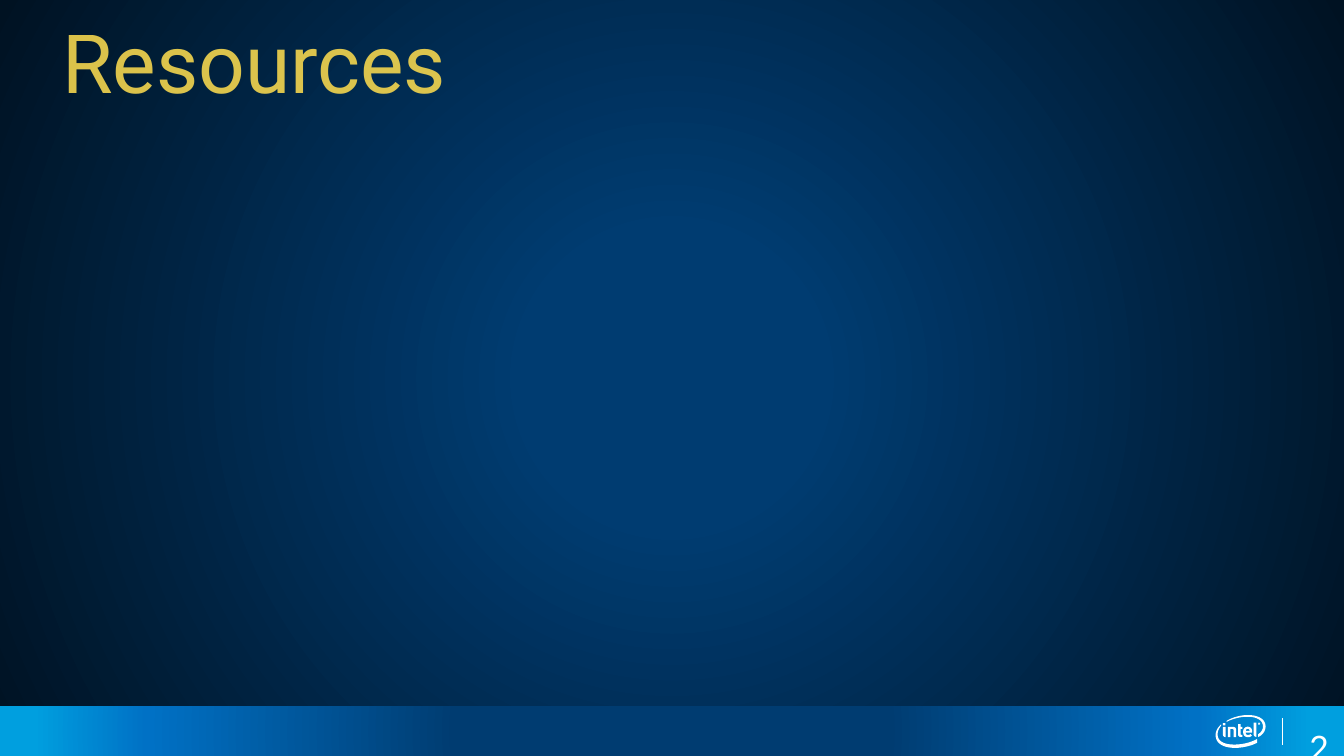
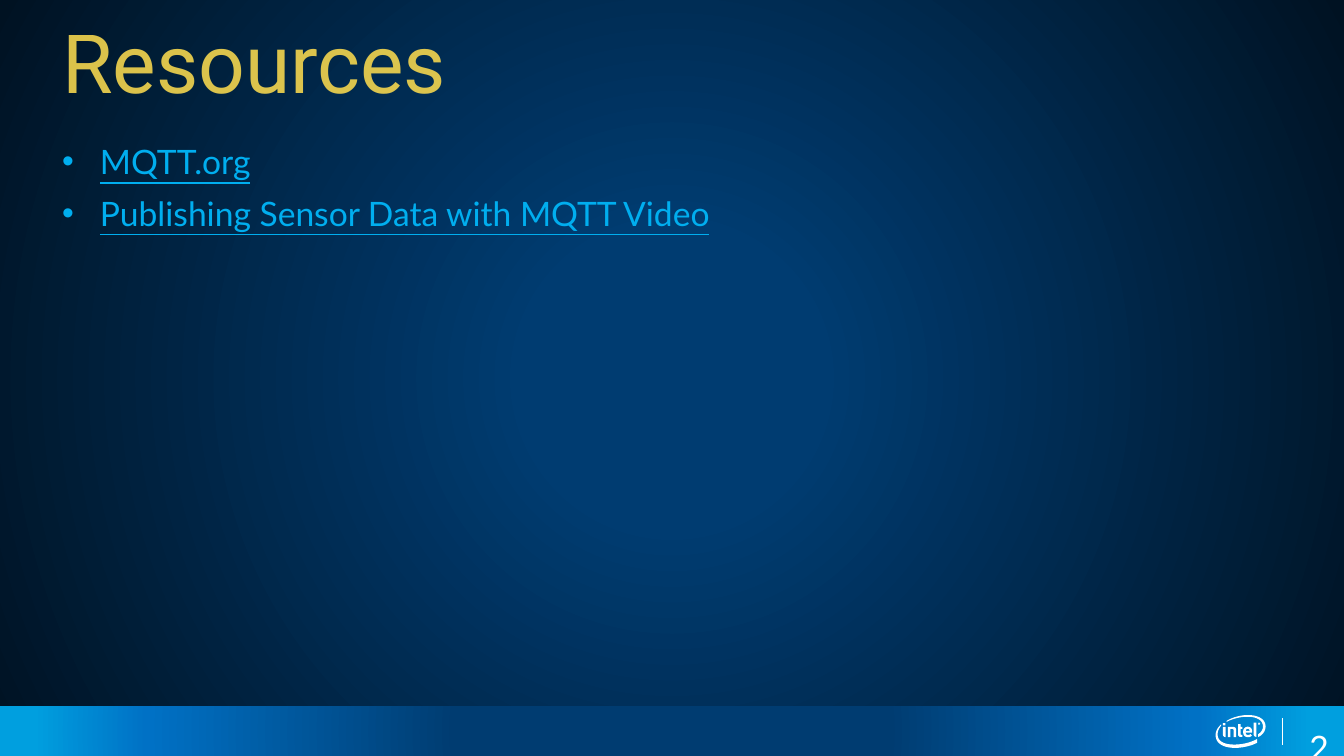
Before and after one commit to SSG-DRD-IOT/Industrial-IoT-Workshop, a slide deck: slide 25 of presentations/Industrial-Protocols.pptx. Drawn at 1344x756 pixels with LibreOffice and Linux fonts; fonts in the diff are those of the drawing. Boxes give left, top, right and bottom in pixels: in the first picture for what was removed or moved away, otherwise in the second. Text is boxed around its words. In the diff, an @@ line names an element or a change of style, - is before the commit and + after.

```diff
--- a/presentations/Industrial-Protocols.pptx
+++ b/presentations/Industrial-Protocols.pptx
@@ text added at [100, 149, 709, 232], 24 pt, text #00AEEF, underline @@
+• MQTT.org
+• Publishing Sensor Data with MQTT Video
```
Also in this commit, not shown: 2 other files.
